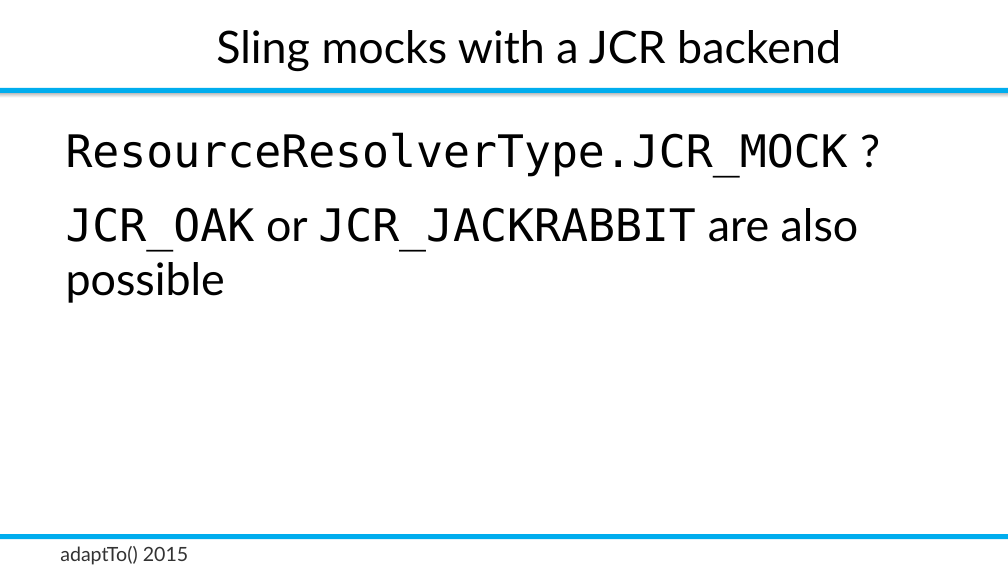
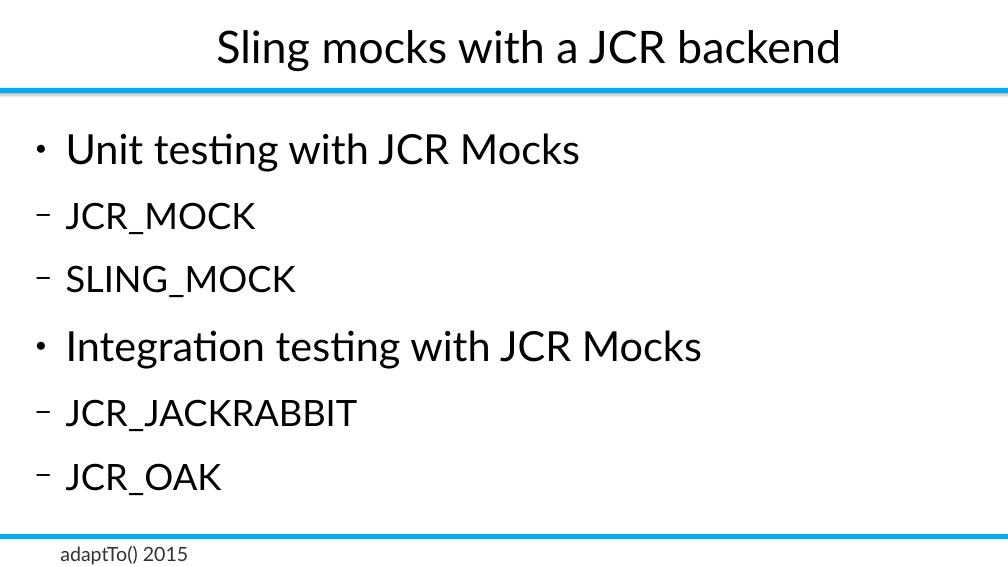
Before and after one commit to rombert/talks, a slide deck: slide 29 of adaptTo2015/How_Do_I_Test_My_Sling_Application-Robert_Munteanu_unedited.odp (slide 32 before the commit). Drawn at 1008x567 pixels with LibreOffice and Linux fonts; fonts in the diff are those of the drawing; background and template pictures are left out. Boxes give left, top, right and bottom in pixels: in the first picture for what was removed or moved away, otherwise in the second. Text is boxed around its words. In the diff, an @@ line names an element or a change of style, - is before the commit and + after.

```diff
--- a/adaptTo2015/How_Do_I_Test_My_Sling_Application-Robert_Munteanu_unedited.odp
+++ b/adaptTo2015/How_Do_I_Test_My_Sling_Application-Robert_Munteanu_unedited.odp
@@ text at [66,133,702,495]: text changed; size 32 to 29.6 pt; font DejaVu Sans Mono to Lato @@
-ResourceResolverType.JCR_MOCK ?
-JCR_OAK or JCR_JACKRABBIT are also possible
+● Unit testing with JCR Mocks
+  − JCR_MOCK
+  − SLING_MOCK
+● Integration testing with JCR Mocks
+  − JCR_JACKRABBIT
+  − JCR_OAK
```
Also in this commit, not shown: 5 other slides changed, 3 slides added, 5 slides removed, 1 other file.
